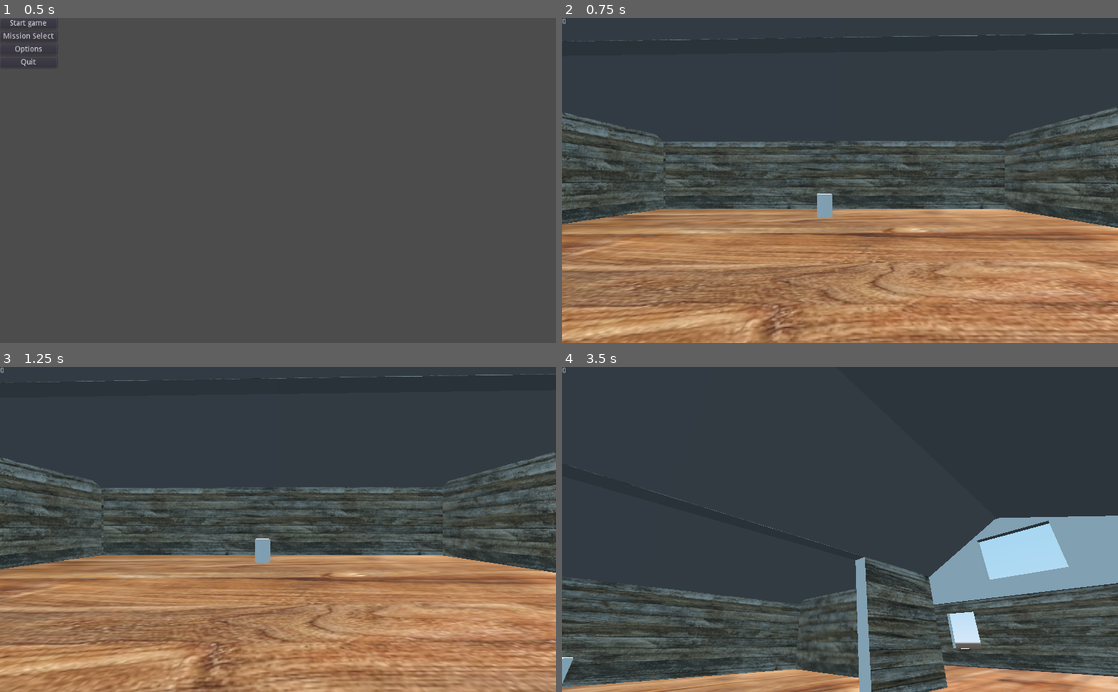
Above: before the commit, frames 1-4 (two rows, left to right).
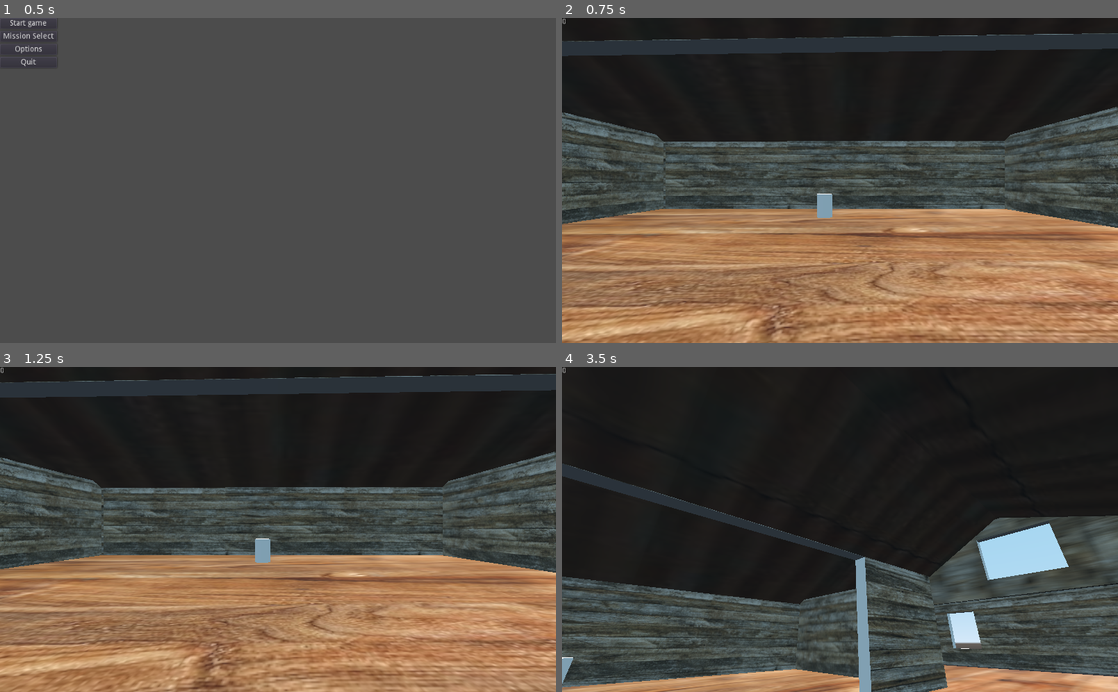
Above: after the commit, the same moments.

Repository: BlakeWiscombe/betrayal
Game: Godot game, scene res://Main menu.tscn
Two runs of this game, one before a commit and one after it. Both use one fixed random seed, a clock stepped at 60 frames per second and the inputs below.
Inputs (mouse positions are in pixels of both pictures, inside the frame that each line leads up to):
- Up to frame 1 (0.5 s): no input
- Up to frame 2 (0.75 s): click "Start game" at 0.5 s
- Up to frame 3 (1.25 s): no input
- Up to frame 4 (3.5 s): tap Enter at 1.25 s; move the mouse to (962, 513) at 1.27 s; hold D (player_right) 1.28-2.03 s; tap Space (jump) at 1.52, 2.27 s; move the mouse to (728, 545) at 2.02 s; hold S (player_backward) 2.03-2.78 s; move the mouse to (895, 458) at 2.77 s; hold D (player_right) from 2.78 s (still down)

Frame 1 is identical in both runs. In frame 2, 31% of the frame differs, in the area x 0-100%, y 0-39%; in frame 3, 30%; in frame 4, 65%, in the area x 0-100%, y 0-74%.

Commit message:
texture add

Diff:
--- a/Betrayal.tscn
+++ b/Betrayal.tscn
@@ -1,9 +1,10 @@
-[gd_scene load_steps=9 format=2]
+[gd_scene load_steps=14 format=2]
 
 [ext_resource path="res://wall.jpg" type="Texture" id=1]
 [ext_resource path="res://Player.tscn" type="PackedScene" id=2]
 [ext_resource path="res://wooden wall.jpg" type="Texture" id=3]
 [ext_resource path="res://pickup.tscn" type="PackedScene" id=4]
+[ext_resource path="res://roof.jpeg" type="Texture" id=5]
 
 [sub_resource type="SpatialMaterial" id=19]
 albedo_texture = ExtResource( 1 )
@@ -16,6 +17,18 @@
 
 [sub_resource type="ConcavePolygonShape" id=12]
 data = PoolVector3Array( 75, 0, 50, -75, 0, 50, 75, 0, -50, -75, 0, 50, -75, 0, -50, 75, 0, -50 )
+
+[sub_resource type="SpatialMaterial" id=20]
+albedo_texture = ExtResource( 5 )
+
+[sub_resource type="SpatialMaterial" id=21]
+albedo_texture = ExtResource( 5 )
+
+[sub_resource type="SpatialMaterial" id=22]
+albedo_texture = ExtResource( 1 )
+
+[sub_resource type="SpatialMaterial" id=23]
+albedo_texture = ExtResource( 1 )
 
 [node name="Betrayal" type="Spatial"]
 transform = Transform( 0.000279278, 0, -1, 0, 1, 0, 1, 0, 0.000279278, -8.90252, -0.33866, -25.9997 )
@@ -237,17 +250,20 @@
 transform = Transform( 0.999998, -0.000244881, 0.000145004, 0.000244881, 0.48079, -0.876835, 0.000145004, 0.876835, 0.480789, 0.00943947, 23.8553, -33.7287 )
 width = 153.073
 height = 60.4549
+material = SubResource( 20 )
 
 [node name="CSGBox20" type="CSGBox" parent="."]
 transform = Transform( 0.999995, -0.000260619, 0.000379644, 0.00026062, -0.359377, -0.933191, 0.000379643, 0.933188, -0.359377, -0.00660896, 26.7564, 23.9483 )
 width = 153.073
 height = 65.7655
+material = SubResource( 21 )
 
 [node name="CSGBox21" type="CSGBox" parent="."]
 transform = Transform( 0.999999, 0, 0, 0, 1, 0, 0, 0, 0.999999, -74.409, 27.6814, -3.4914 )
 use_collision = true
 height = 23.0891
 depth = 95.7052
+material = SubResource( 22 )
 
 [node name="CSGBox" type="CSGBox" parent="CSGBox21"]
 transform = Transform( 1, 0, 5.82077e-11, 0, 1, 0, -5.82077e-11, 0, 1, 0, -3.05804, 0 )
@@ -259,6 +275,7 @@
 transform = Transform( 0.999999, 0, 0, 0, 1, 0, 0, 0, 0.999999, 75.7569, 26.7688, 0.021163 )
 height = 21.0063
 depth = 98.0624
+material = SubResource( 23 )
 
 [node name="CSGBox" type="CSGBox" parent="CSGBox22"]
 transform = Transform( 1, 0, 0, 0, 1, 0, 0, 0, 1, -0.155724, 0, -4.98518 )
Binary file added: roof.jpeg
Not shown, added: roof.jpeg.import
